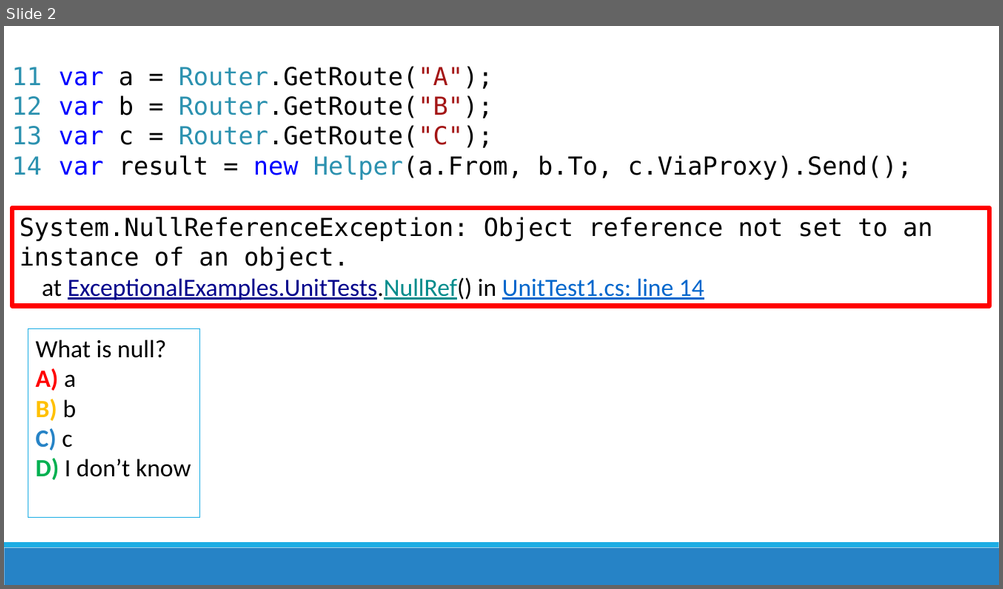
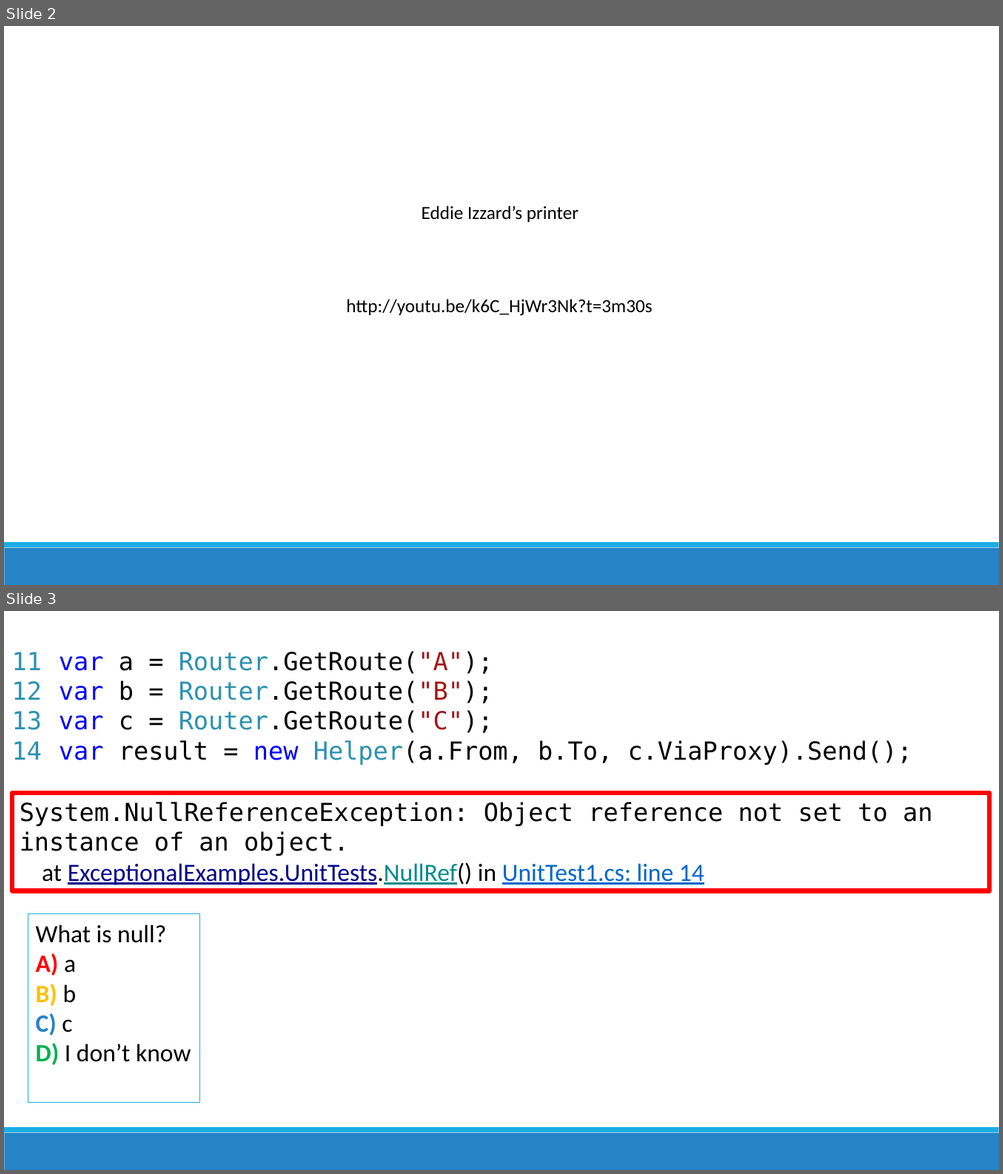
Before and after one commit to jamesrcounts/ExceptionalTalk, a slide deck: Talk.pptx. Shown one above the other, each under a label of ours: slide 2 before the commit, slides 2 and 3 after it. The pictures are 1003x589 and 1003x1174 pixels, drawn with LibreOffice and Linux fonts; fonts in the diff are those of the drawing. Boxes give left, top, right and bottom in pixels: in the first picture for what was removed or moved away, otherwise in the second. Text is boxed around its words. In the diff, an @@ line names an element or a change of style, - is before the commit and + after.

```diff
--- a/Talk.pptx
+++ b/Talk.pptx
@@ slide 2 added at bbox=[4, 26, 999, 585], background #FFFFFF; not listed: 2 template elements that a slide beside it also shows @@
@@ text added at bbox=[421, 206, 578, 222], 18 pt, text #000000 @@
+Eddie Izzard’s printer
@@ text added at bbox=[346, 299, 652, 316], 18 pt, text #000000 @@
+http://youtu.be/k6C_HjWr3Nk?t=3m30s
@@ what was slide 2 is now slide 3 @@
```
Also in this commit, not shown: 1 slide changed, 4 other slides added, 7 other files.
